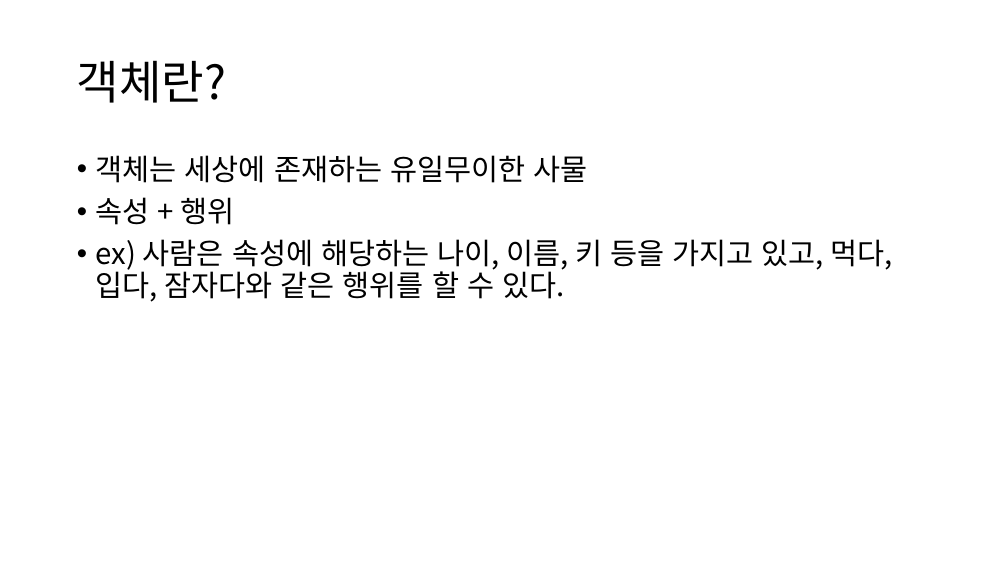
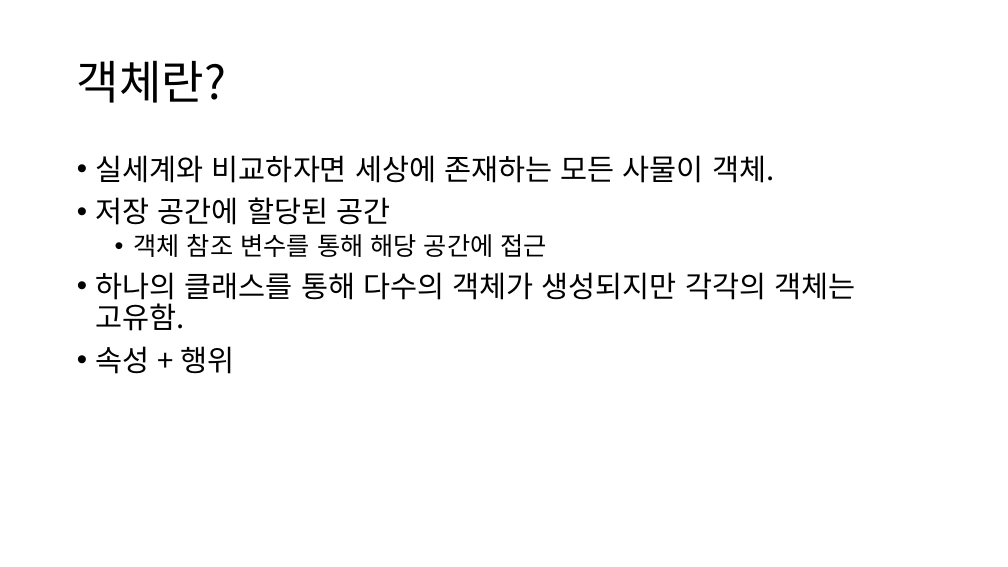
Before and after one commit to YonghoChoi/develop-note, a slide deck: slide 3 of ppt/객체지향 기본.pptx. Drawn at 1008x567 pixels with LibreOffice and Linux fonts; fonts in the diff are those of the drawing. Boxes give left, top, right and bottom in pixels: in the first picture for what was removed or moved away, otherwise in the second. Text is boxed around its words. In the diff, an @@ line names an element or a change of style, - is before the commit and + after.

Commit message:
자바 객체지향 발표 준비 자료 갱신

```diff
--- a/ppt/객체지향 기본.pptx
+++ b/ppt/객체지향 기본.pptx
@@ text at [96, 155, 855, 331]: text changed @@
-• 객체는 세상에 존재하는 유일무이한 사물
+• 실세계와 비교하자면 세상에 존재하는 모든 사물이 객체.
+• 저장 공간에 할당된 공간
+  • 객체 참조 변수를 통해 해당 공간에 접근
+• 하나의 클래스를 통해 다수의 객체가 생성되지만 각각의 객체는 고유함.
@@ text at [96, 239, 893, 302]: paragraph removed @@
-• ex) 사람은 속성에 해당하는 나이, 이름, 키 등을 가지고 있고, 먹다, 입다, 잠자다와 같은 행위를 할 수 있다.
```
Also in this commit, not shown: 13 other slides changed, 27 slides added, 1 other file.
